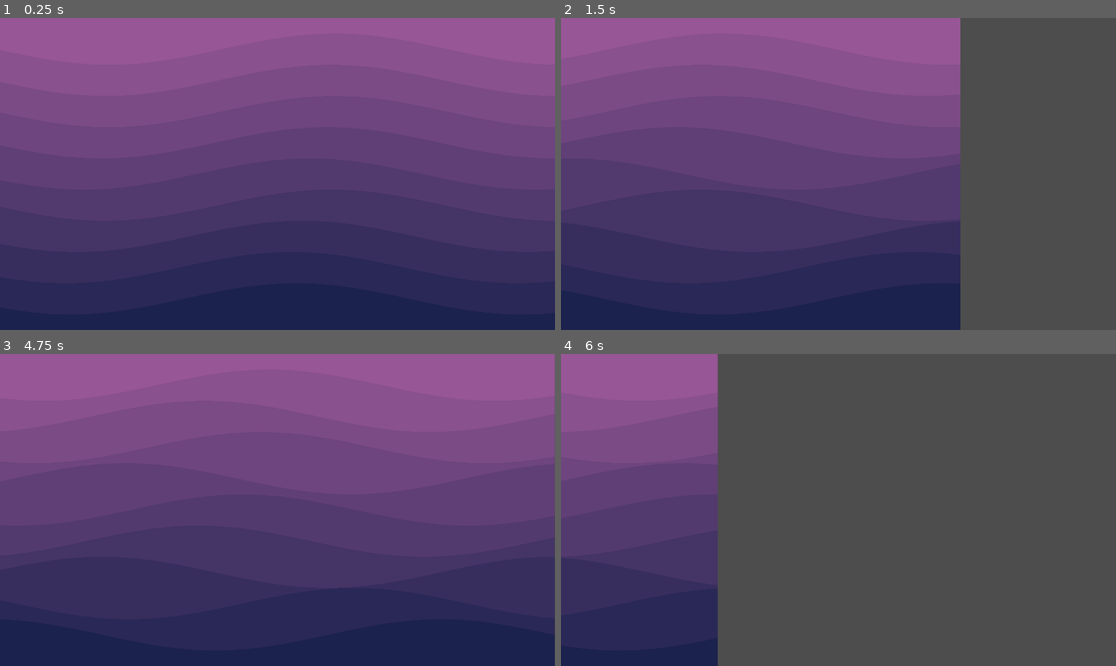
Above: before the commit, frames 1-4 (two rows, left to right).
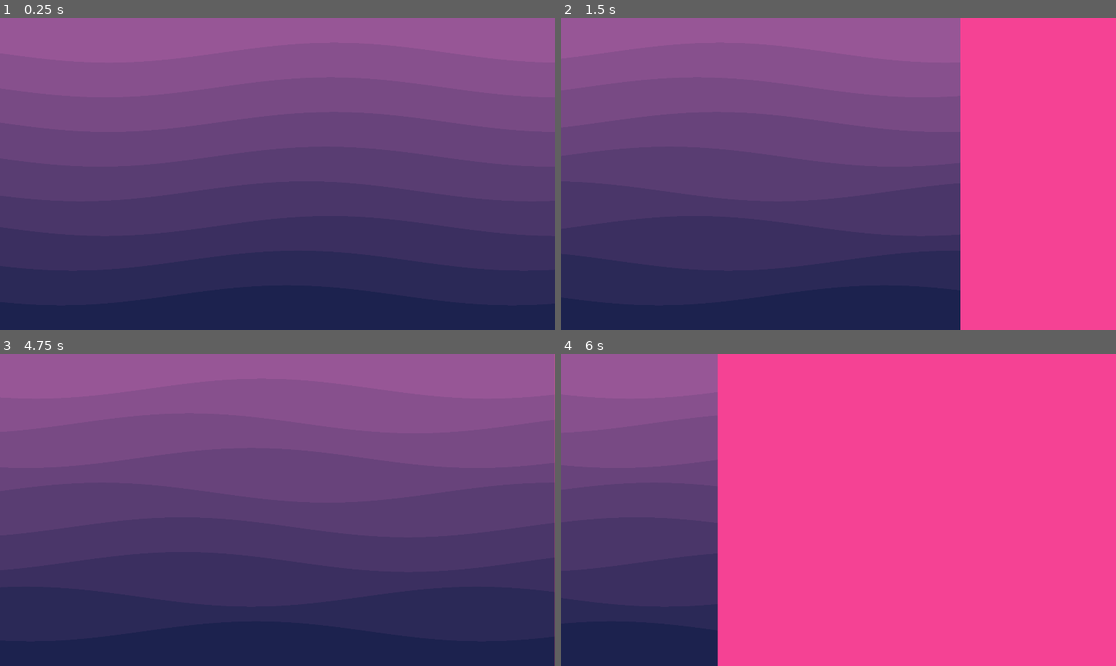
Above: after the commit, the same moments.

Repository: moraguma/ShaderPack
Game: Godot game, scene res://scenes/Main.tscn
The game is run twice, just before and just after one commit, with the same random seed, the same clock (stepped at 60 frames per second) and the same inputs.
Inputs:
- Up to frame 1 (0.25 s): no input
- Up to frame 2 (1.5 s): tap Enter (ui_accept) at 0.5, 0.77 s; hold Right (ui_right) 0.53-1.28 s; hold Left (ui_left) from 1.28 s (still down)
- Up to frame 3 (4.75 s): tap Enter (ui_accept) at 1.52, 3.02, 3.77, 4.52 s; release Left (ui_left) at 2.03 s; hold Right (ui_right) 2.03-3.53 s; hold Left (ui_left) from 3.53 s (still down)
- Up to frame 4 (6 s): tap Enter (ui_accept) at 5, 5.75 s; release Left (ui_left) at 5.78 s; hold Right (ui_right) from 5.78 s (still down)

The runs differ from the first frame. In frame 2, 28% of the frame differs, in the area x 71-100%, y 0-100%; in frame 3, 0.1%; in frame 4, 72%, in the area x 28-100%, y 0-100%.

Commit message:
Adds discrete sunset

Diff:
--- /dev/null
+++ b/resources/shaders/DiamondBlink.gdshader
@@ -0,0 +1,20 @@
+shader_type canvas_item;
+
+uniform vec4 color1 : source_color;
+uniform vec4 color2 : source_color;
+
+// Size of each diamond, in pixels.
+uniform float diamondPixelSize = 10.0;
+
+void fragment() {
+	float xFraction = fract(FRAGCOORD.x / diamondPixelSize);
+	float yFraction = fract(FRAGCOORD.y / diamondPixelSize);
+	float xDistance = abs(xFraction - 0.5);
+	float yDistance = abs(yFraction - 0.5);
+
+	if ((xDistance + yDistance + UV.x + UV.y > (TIME - (2.0 * floor(TIME / 2.0))) * 3.0) || xDistance + yDistance + UV.x + UV.y < (TIME - (2.0 * floor(TIME / 2.0))) * 3.0 - 2.0) {
+		COLOR = color1;
+	} else {
+		COLOR = color2;
+	}
+}
--- a/resources/shaders/DiscreteOcean.gdshader
+++ b/resources/shaders/DiscreteOcean.gdshader
@@ -31,17 +31,6 @@
 
 
 void fragment() {
-	float diff = 1.0 / float(total_phases) + 0.05 * sin((UV.x - 0.5) * 10.0 * UV.y + TIME);
-	float y = UV.y;
-
-	for (int i = 0; i < total_phases; i++) {
-		if (y <= diff) {
-			COLOR = lerp(bottom_color, top_color, float(i) * diff);
-			break;
-		}
-		y -= diff;
-	}
-
 	float t = float(total_phases);
 	float effective_wave_amp = min(wave_amp, 0.5 / t);
 	float d = fmod(UV.y, 1.0 / t);
--- /dev/null
+++ b/resources/shaders/DiscreteSunset.gdshader
@@ -0,0 +1,51 @@
+shader_type canvas_item;
+
+uniform vec4 bottom_color: source_color;
+uniform vec4 top_color: source_color;
+
+uniform float beam_distance: hint_range(0.0, 0.3);
+uniform float beam_height: hint_range(0.0, 0.1);
+uniform float beam_width: hint_range(0.0, 0.5);
+uniform int total_phases: hint_range(2, 20, 1);
+
+
+float rand(float n){return fract(sin(n) * 43758.5453123);}
+
+
+float noise(float p){
+	float fl = floor(p);
+  float fc = fract(p);
+	return mix(rand(fl), rand(fl + 1.0), fc);
+}
+
+
+float fmod(float x, float y) {
+	return x - floor(x / y) * y;
+}
+
+
+vec4 lerp(vec4 a, vec4 b, float w) {
+	return a + w * (b - a);
+}
+
+
+void fragment() {
+	float t = float(total_phases);
+	float s = 1.0 / t;
+	float d = fmod(UV.y, s);
+	float i = floor(UV.y * t);
+	float ci = i + 1.0;
+	float cit = ci / t;
+	float beam_pos = s - d - beam_distance;
+	float effective_beam_width = beam_width * cit + sqrt(pow(beam_height / 2.0, 2.0) - pow(beam_pos - beam_height / 2.0, 2.0));
+	float beam_x = fmod(TIME * noise(ci) * cit, 1.0);
+	float best_distance = min(abs(beam_x - UV.x), 1.0 - abs(beam_x - UV.x));
+
+	if (beam_pos >= 0.0 && beam_pos <= beam_height &&
+		best_distance <= effective_beam_width) i++;
+
+
+	i = clamp(i, 0.0, t - 1.0);
+
+	COLOR = lerp(top_color, bottom_color, i / (t - 1.0));
+}
--- a/scenes/Main.tscn
+++ b/scenes/Main.tscn
@@ -1,17 +1,34 @@
-[gd_scene load_steps=6 format=3 uid="uid://tbfd4kb6ywoa"]
+[gd_scene load_steps=10 format=3 uid="uid://tbfd4kb6ywoa"]
 
 [ext_resource type="Script" path="res://scenes/scripts/Main.gd" id="1_nxnxd"]
 [ext_resource type="Shader" path="res://resources/shaders/DiscreteOcean.gdshader" id="2_y5dn2"]
+[ext_resource type="Shader" path="res://resources/shaders/DiamondBlink.gdshader" id="3_18d1c"]
 [ext_resource type="FontFile" uid="uid://esnv0ha5j62q" path="res://addons/jam_essentials/resources/fonts/grapesoda_2/GrapeSoda.ttf" id="3_526g4"]
+[ext_resource type="Shader" path="res://resources/shaders/DiscreteSunset.gdshader" id="4_fqmgy"]
 
 [sub_resource type="ShaderMaterial" id="ShaderMaterial_tja31"]
 shader = ExtResource("2_y5dn2")
 shader_parameter/bottom_color = Color(0.11002, 0.135406, 0.305108, 1)
 shader_parameter/top_color = Color(0.590005, 0.339766, 0.588479, 1)
-shader_parameter/wave_amp = 0.054
+shader_parameter/wave_amp = 0.032
 shader_parameter/wave_size = 1.23
 shader_parameter/wave_time_mul = 0.478
-shader_parameter/total_phases = 10
+shader_parameter/total_phases = 9
+
+[sub_resource type="ShaderMaterial" id="ShaderMaterial_w6qqd"]
+shader = ExtResource("3_18d1c")
+shader_parameter/color1 = Color(0.961742, 0.260018, 0.579896, 1)
+shader_parameter/color2 = Color(0.994014, 0.391589, 0.489818, 1)
+shader_parameter/diamondPixelSize = 64.0
+
+[sub_resource type="ShaderMaterial" id="ShaderMaterial_n7pga"]
+shader = ExtResource("4_fqmgy")
+shader_parameter/bottom_color = Color(0.148855, 0.245777, 0.434361, 1)
+shader_parameter/top_color = Color(0.847768, 0.410031, 0.817638, 1)
+shader_parameter/beam_distance = 0.025
+shader_parameter/beam_height = 0.02
+shader_parameter/beam_width = 0.355
+shader_parameter/total_phases = 5
 
 [sub_resource type="Theme" id="Theme_8nwhj"]
 default_font = ExtResource("3_526g4")
@@ -28,15 +45,17 @@
 offset_right = 1920.0
 offset_bottom = 1080.0
 
-[node name="DiscreteSunset" type="ColorRect" parent="ShaderContainer"]
-visible = false
-offset_right = 1920.0
+[node name="DiamondBlink" type="ColorRect" parent="ShaderContainer"]
+material = SubResource("ShaderMaterial_w6qqd")
+offset_left = 1920.0
+offset_right = 3840.0
 offset_bottom = 1080.0
 color = Color(0, 0, 0, 1)
 
-[node name="MiniSun" type="ColorRect" parent="ShaderContainer"]
-visible = false
-offset_right = 1920.0
+[node name="DiscreteSunset" type="ColorRect" parent="ShaderContainer"]
+material = SubResource("ShaderMaterial_n7pga")
+offset_left = 3840.0
+offset_right = 5760.0
 offset_bottom = 1080.0
 color = Color(0.439049, 0.439049, 0.439049, 1)
 
